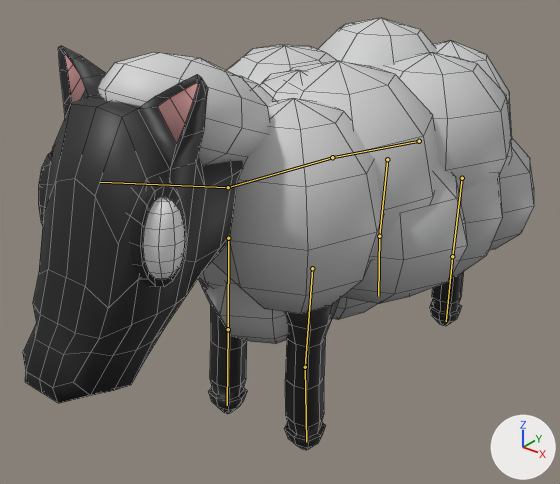
The Blender file Assets/Models/Sheep.blend: old version first, new version second.
Both versions are drawn from a camera (50 mm lens) standing at (0.754, -1.093, 0.961) and looking at (-0.052, -0.085, 0.336). Lighting does not change. The marker at lower right points along +X, +Y and +Z. Both versions are drawn at frame 37 of the action 'Idle'; the numbers are the values there. The bones that bend it are drawn over the model as lines. Mesh edges are drawn as thin lines.
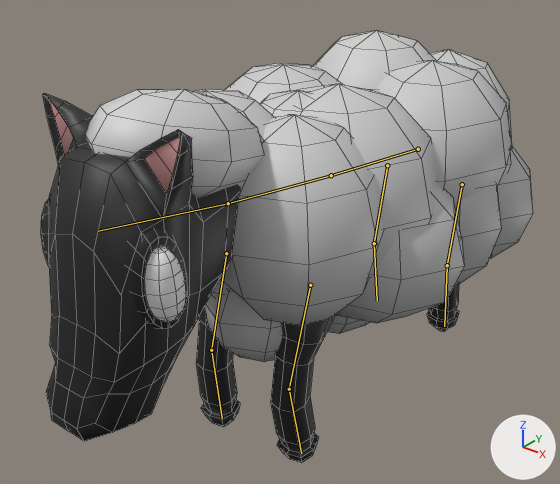
Changed parts and their boxes (x1, y1, x2, y2) in the pictures (560 x 484 px):
'Cube', posed: before (23, 18, 534, 450); after (41, 30, 533, 463)
bone 'Main', root to tip: before (419, 141) to (332, 157); after (418, 149) to (331, 175)
bone 'Back', root to tip: before (332, 157) to (228, 187); after (331, 175) to (228, 203)
bone 'Head', root to tip: before (228, 187) to (100, 182); after (228, 203) to (98, 231)
bone 'UpperLeg_FL', root to tip: before (312, 268) to (305, 367); after (310, 285) to (289, 389)
bone 'LowerLeg_FL', root to tip: before (305, 367) to (306, 442); after (289, 389) to (301, 453)
bone 'UpperLeg_FR', root to tip: before (228, 238) to (228, 329); after (226, 253) to (211, 350)
bone 'LowerLeg_FR', root to tip: before (228, 329) to (227, 405); after (211, 350) to (222, 418)
bone 'UpperLeg_BL', root to tip: before (462, 178) to (452, 256); after (462, 184) to (447, 265)
bone 'LowerLeg_BL', root to tip: before (452, 256) to (446, 321); after (447, 265) to (444, 326)
bone 'UpperLeg_BR', root to tip: before (387, 159) to (379, 236); after (387, 165) to (374, 243)
bone 'LowerLeg_BR', root to tip: before (379, 236) to (378, 296); after (374, 243) to (377, 300)

The change in detail:
Bone 'Main' (bone_main) moves from (0.0, 0.0, 0.0) to (0.0, -0.002, -0.017).
Bone 'Main' (bone_main) turns from (3, 0, 0) to (0, 0, 0) degrees about its own x, y and z.
Bone 'Back' (bone_back) turns from (-6, 0, 0) to (-2, 0, 0) degrees about its own x, y and z.
Bone 'Head' (bone_head) turns from (8, 0, 0) to (-2, 0, 0) degrees about its own x, y and z.
Bone 'UpperLeg_FL' (bone_upperleg_fl) turns from (-7, 0, 0) to (-17, 0, 0) degrees about its own x, y and z.
Bone 'LowerLeg_FL' (bone_lowerleg_fl) turns from (5, 0, 0) to (28, 0, 0) degrees about its own x, y and z.
Bone 'UpperLeg_FR' (bone_upperleg_fr) turns from (-5, 0, 0) to (-15, 0, 0) degrees about its own x, y and z.
Bone 'LowerLeg_FR' (bone_lowerleg_fr) turns from (-3, 0, 0) to (19, 0, 0) degrees about its own x, y and z.
Bone 'UpperLeg_BL' (bone_upperleg_bl) turns from (3, 0, 0) to (-8, 0, 0) degrees about its own x, y and z.
Bone 'LowerLeg_BL' (bone_lowerleg_bl) turns from (0, 0, 0) to (14, 0, 0) degrees about its own x, y and z.
Bone 'UpperLeg_BR' (bone_upperleg_br) turns from (0, 0, 0) to (-11, 0, 0) degrees about its own x, y and z.
Bone 'LowerLeg_BR' (bone_lowerleg_br) turns from (7, 0, 0) to (21, 0, 0) degrees about its own x, y and z.
